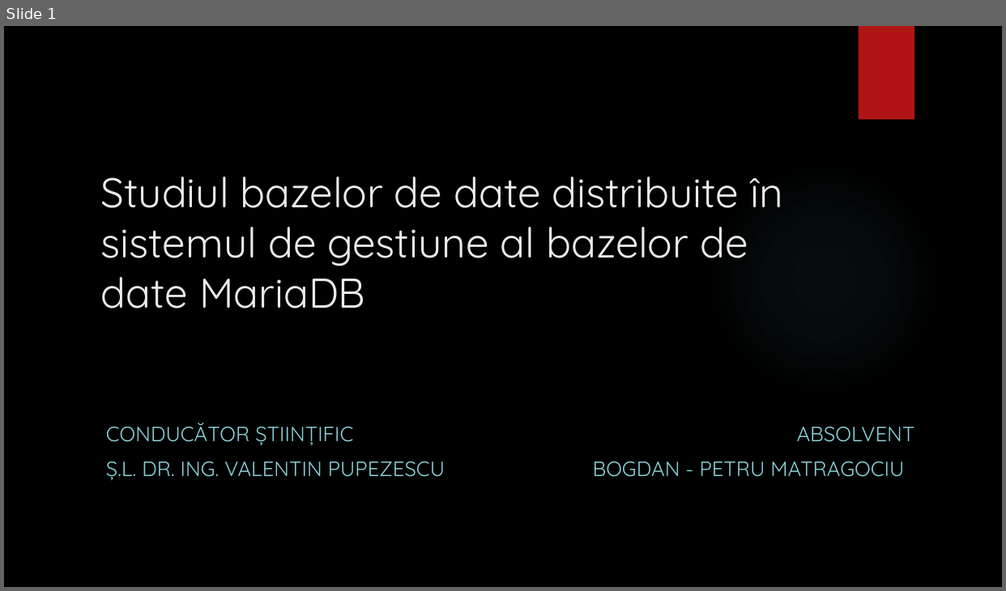
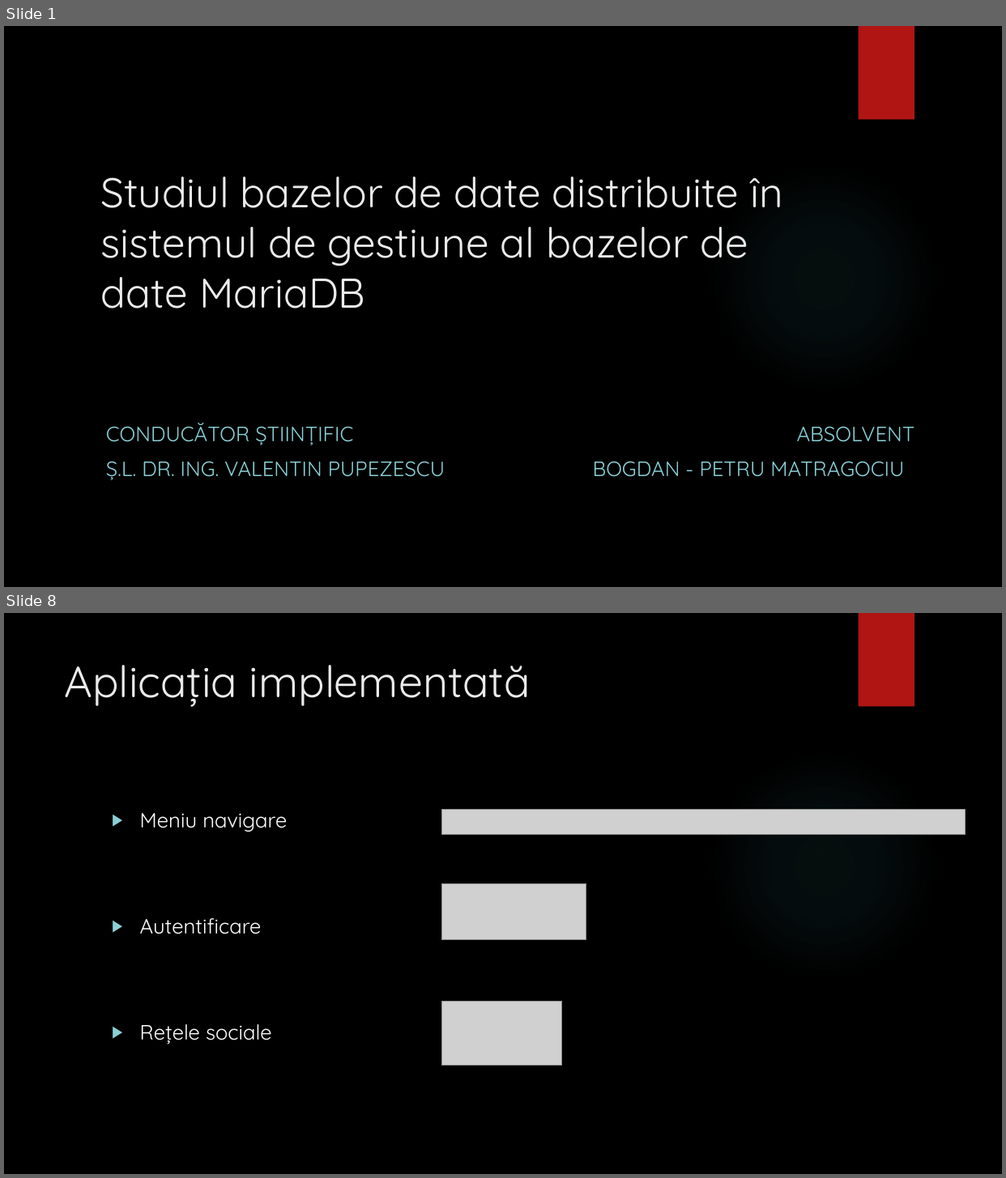
Before and after one commit to bogdanmatra/stoma, a slide deck: documentation/Prezentare_Licenta_Matragociu_Bogdan.pptx. Shown one above the other, each under a label of ours: slide 1 before the commit, slides 1 and 8 after it; the slides between them are not shown. The pictures are 1006x591 and 1006x1178 pixels, drawn with LibreOffice and Linux fonts; fonts in the diff are those of the drawing; grey boxes stand for pictures; background and template pictures are left out. Boxes give left, top, right and bottom in pixels: in the first picture for what was removed or moved away, otherwise in the second. Text is boxed around its words. In the diff, an @@ line names an element or a change of style, - is before the commit and + after.

```diff
--- a/documentation/Prezentare_Licenta_Matragociu_Bogdan.pptx
+++ b/documentation/Prezentare_Licenta_Matragociu_Bogdan.pptx
@@ slide 8 added at box(4, 613, 1002, 1174), background picture (left out); not listed: 2 template elements that a slide beside it also shows @@
@@ title added at box(65, 665, 530, 707), 42 pt, text #EBEBEB @@
+Aplicația implementată
@@ text added at box(140, 813, 287, 1045), 20 pt, text #FFFFFF @@
+▶ Meniu navigare
+▶ Autentificare
+▶ Rețele sociale
@@ picture added at box(442, 809, 965, 835) @@
@@ picture added at box(442, 884, 586, 940) @@
@@ picture added at box(442, 1002, 562, 1065) @@
```
Also in this commit, not shown: 14 other slides added, 4 slides removed, 1 other file.
